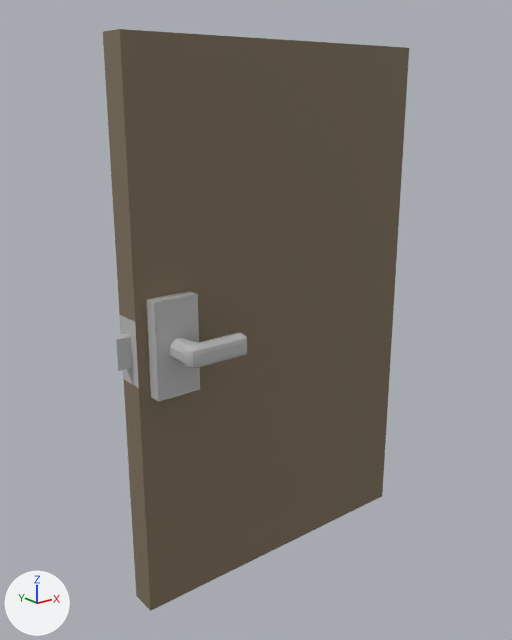
A saved change to the FBX model Assets/Models/Office Door Backup.FBX.
Camera for both pictures: a 50 mm camera at (-1.596, -1.37, 1.239) aimed at (-0.481, 0.023, 0.681). Lighting does not change. The marker at lower left points along +X, +Y and +Z. Where no turn or scale is listed for an object, it has been applied to the vertices. Vertices at the same position are counted once.

The older version as bpy lines, for what is in view:
```python
me_mesh = bpy.data.meshes.new('Mesh')
me_mesh.from_pydata(...)  # 36 vertices, 33 faces; spans x -0.868..0.0, y -0.068..0.07, z 0.0..1.367
# faces by material slot: [16, 17]
me_mesh.materials.append(mat_material__97)  # grey #bcbcbc
me_mesh.materials.append(mat_material__85)  # brown #80715c
me_mesh_001 = bpy.data.meshes.new('Mesh.001')
me_mesh_001.from_pydata(...)  # 250 vertices, 468 faces; spans x -0.016..0.141, y -0.153..0.155, z -0.027..0.024
me_mesh_001.materials.append(mat_material__97)  # grey #bcbcbc
ob_door = bpy.data.objects.new('Door', me_mesh)
ob_door.location = (0.0, 0.0, 0.0)
ob_handle = bpy.data.objects.new('Handle', me_mesh_001)
ob_handle.location = (-0.789, 0.0, 0.696)
```
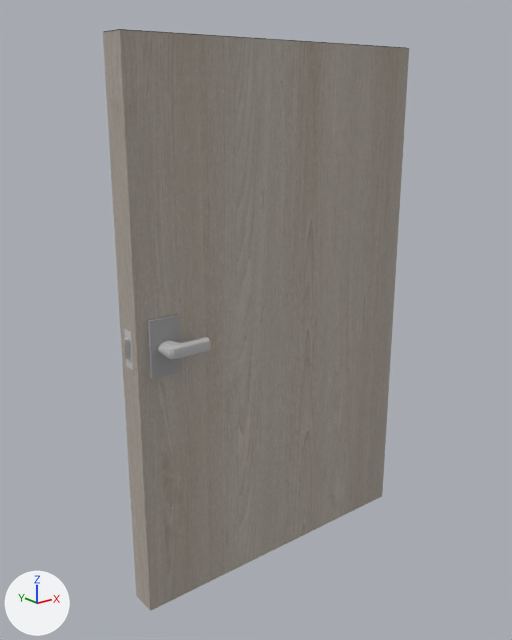
What differs and where, as boxes [x1, y1, x2, y2] in the pictures (512 x 640 px):
'Handle', reshaped, moved (33% narrower, 33% shorter): before [169, 333, 247, 368]; after [158, 337, 210, 360]
part 2 of me_mesh, added: after [147, 314, 182, 379]
part 3 of me_mesh, cut back: [103, 29, 409, 611] in both

Diff of the bpy script that builds the scene:
```diff
--- a/Assets/Models/Office Door Backup.FBX.py
+++ b/Assets/Models/Office Door Backup.FBX.py
@@ img_office_door_uv_test_bmp @@
+img_office_door_uv_test_bmp = load_image('Office Door UV test.bmp', '3ds Max/Office Door UV test.bmp', 1024, 1024, 'sRGB')
@@ mat_material__165 @@
+mat_material__165 = principled_material('Material #165')
+mat_material__165.texture = img_office_door_uv_test_bmp
+mat_material__165.roughness = 0.859
@@ me_mesh @@
 # used by ob_door; location = (0.0, 0.0, 0.0)
-me_mesh.from_pydata(...)  # 36 vertices, 33 faces; spans x -0.868..0.0, y -0.068..0.07, z 0.0..1.367
-me_mesh.materials.append(mat_material__97)  # grey #bcbcbc
-me_mesh.materials.append(mat_material__85)  # brown #80715c
+me_mesh.from_pydata(...)  # 40 vertices, 32 faces; spans x -0.868..0.0, y -0.045..0.045, z 0.0..1.367
+# me_mesh part 2: a new loose piece of 16 vertices spanning x -0.838..-0.759, y -0.045..0.045, z 0.626..0.764, in mat_material__165 (picture img_office_door_uv_test_bmp)
+# me_mesh part 3
+# 28 vertices are removed from x -0.868..-0.724, y -0.068..0.07, z 0.578..0.813
+# 30 faces are deleted
+# 16 vertices are added at x -0.868..-0.759, y -0.034..0.038, z 0.626..0.764
+# 17 new faces join them
+me_mesh.materials.append(mat_material__165)  # picture img_office_door_uv_test_bmp
@@ me_mesh_001 @@
 # used by ob_handle; location = (-0.789, 0.0, 0.696)
-me_mesh_001.from_pydata(...)  # 250 vertices, 468 faces; spans x -0.016..0.141, y -0.153..0.155, z -0.027..0.024
+me_mesh_001.from_pydata(...)  # 358 vertices, 676 faces; spans x -0.014..0.094, y -0.103..0.093, z -0.016..0.016
+# me_mesh_001 part 1: 125 vertices removed from x -0.016..0.141, y -0.153..-0.068, z -0.027..0.024; 179 vertices added at x -0.014..0.094, y -0.103..-0.05, z -0.016..0.016
 me_mesh_001.materials.append(mat_material__97)
@@ ob_handle @@
 ob_handle = bpy.data.objects.new('Handle', me_mesh_001)
-ob_handle.location = (-0.789, 0.0, 0.696)
+ob_handle.location = (-0.807, 0.005, 0.695)
```
